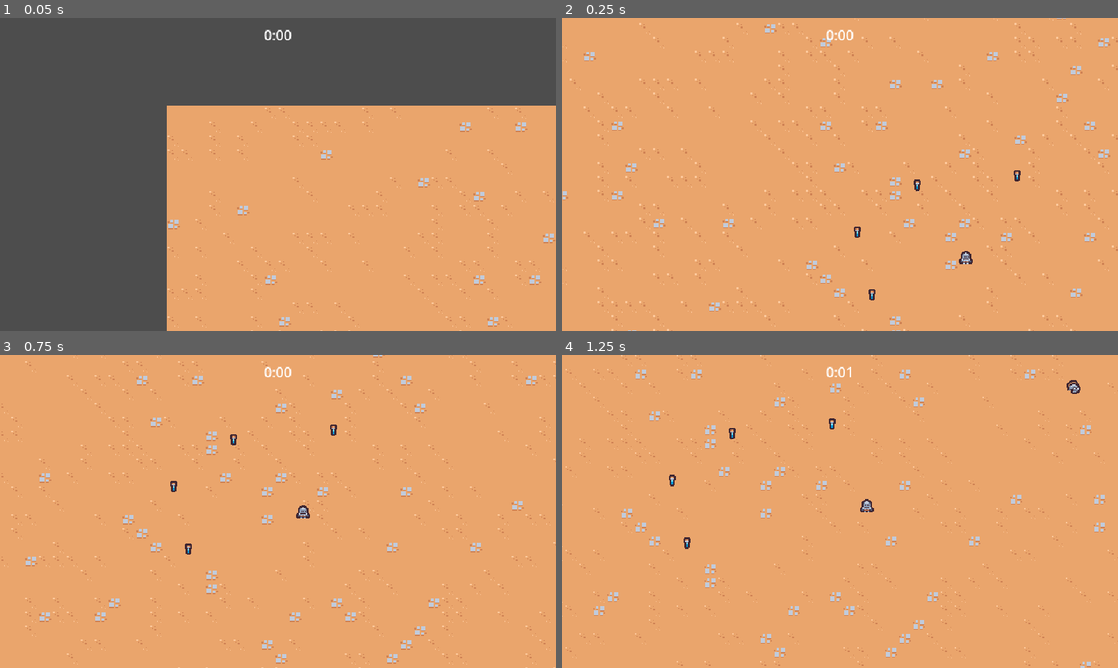
Above: before the commit, frames 1-4 (two rows, left to right).
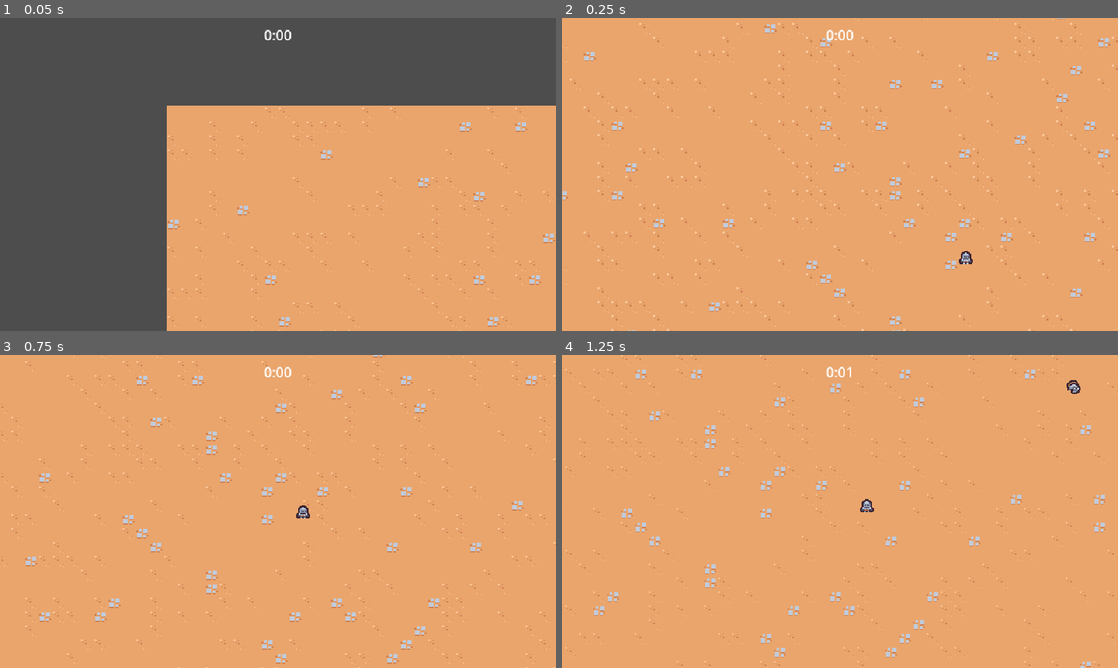
Above: after the commit, the same moments.

Repository: officer47p/2d-survivors-game
Game: Godot game, scene res://scenes/main/main.tscn
The game is run twice, just before and just after one commit, with the same random seed, the same clock (stepped at 60 frames per second) and the same inputs.
Inputs:
- Up to frame 1 (0.05 s): no input
- Up to frame 2 (0.25 s): no input
- Up to frame 3 (0.75 s): hold D (move_right) from 0.53 s (still down)
- Up to frame 4 (1.25 s): keep holding D (move_right)

Frame 1 is identical in both runs. In frame 2, 0.1% of the frame differs, in the area x 52-83%, y 48-91%; in frame 3, 0.1%, in the area x 30-61%, y 22-64%; in frame 4, 0.1%.

Commit message:
Add vial drop logic

Diff:
--- /dev/null
+++ b/scenes/component/health_component.gd
@@ -0,0 +1,20 @@
+extends Node
+class_name HealthComponent
+
+signal died
+
+@export var max_health: float = 10
+var current_health
+
+func _ready() -> void:
+	current_health = max_health
+
+func damage(damage_amount: float):
+	current_health = max(current_health - damage_amount, 0)
+	Callable(check_death).call_deferred()
+
+
+func check_death():
+	if current_health == 0:
+		died.emit()
+		owner.queue_free()
--- /dev/null
+++ b/scenes/component/health_component.tscn
@@ -0,0 +1,6 @@
+[gd_scene format=3 uid="uid://bm3td8dwo6841"]
+
+[ext_resource type="Script" uid="uid://ctnes4npu683j" path="res://scenes/component/health_component.gd" id="1_sa7ac"]
+
+[node name="HealthComponent" type="Node" unique_id=148889470]
+script = ExtResource("1_sa7ac")
--- /dev/null
+++ b/scenes/component/vial_drop_component.gd
@@ -0,0 +1,24 @@
+extends Node
+
+
+@export_range(0, 1) var drop_percent: float = .5
+@export var health_component: Node
+@export var vial_scene: PackedScene
+
+func _ready() -> void:
+	(health_component as HealthComponent).died.connect(on_died)
+
+func on_died():
+	if randf() > drop_percent:
+		return
+
+	if vial_scene == null:
+		return
+
+	if not owner is Node2D:
+		return
+
+	var spawn_position = (owner as Node2D).global_position
+	var vial_instance = vial_scene.instantiate()
+	owner.get_parent().add_child(vial_instance)
+	vial_instance.global_position = spawn_position
--- /dev/null
+++ b/scenes/component/vial_drop_component.tscn
@@ -0,0 +1,8 @@
+[gd_scene format=3 uid="uid://cvjfuwaefgxjw"]
+
+[ext_resource type="Script" uid="uid://6mpp5af76bya" path="res://scenes/component/vial_drop_component.gd" id="1_l1ouf"]
+[ext_resource type="PackedScene" uid="uid://gfnbrxvaf8yd" path="res://scenes/game_object/experience_vial/experience_vial.tscn" id="2_txokj"]
+
+[node name="VialDropComponent" type="Node" unique_id=244008312]
+script = ExtResource("1_l1ouf")
+vial_scene = ExtResource("2_txokj")
--- a/scenes/game_object/enemy/basic_enemy.gd
+++ b/scenes/game_object/enemy/basic_enemy.gd
@@ -1,6 +1,8 @@
 extends CharacterBody2D
 
 const MAX_SPEED = 75
+
+@onready var health_component: HealthComponent = $HealthComponent
 
 # Called when the node enters the scene tree for the first time.
 func _ready() -> void:
@@ -21,4 +23,4 @@
 
 
 func on_area_entered(other_area: Area2D):
-	queue_free()
+	health_component.damage(100)
--- a/scenes/game_object/enemy/basic_enemy.tscn
+++ b/scenes/game_object/enemy/basic_enemy.tscn
@@ -2,6 +2,8 @@
 
 [ext_resource type="Texture2D" uid="uid://be3fkjex8l3q1" path="res://scenes/game_object/enemy/basic_enemy.png" id="1_mgruy"]
 [ext_resource type="Script" uid="uid://ckmi5n5lrngbl" path="res://scenes/game_object/enemy/basic_enemy.gd" id="1_obku4"]
+[ext_resource type="PackedScene" uid="uid://bm3td8dwo6841" path="res://scenes/component/health_component.tscn" id="2_qhecu"]
+[ext_resource type="PackedScene" uid="uid://cvjfuwaefgxjw" path="res://scenes/component/vial_drop_component.tscn" id="3_gu7lt"]
 
 [sub_resource type="CircleShape2D" id="CircleShape2D_obku4"]
 radius = 12.0
@@ -13,6 +15,11 @@
 collision_layer = 8
 collision_mask = 9
 script = ExtResource("1_obku4")
+
+[node name="HealthComponent" parent="." unique_id=148889470 instance=ExtResource("2_qhecu")]
+
+[node name="VialDropComponent" parent="." unique_id=244008312 node_paths=PackedStringArray("health_component") instance=ExtResource("3_gu7lt")]
+health_component = NodePath("../HealthComponent")
 
 [node name="Area2D" type="Area2D" parent="." unique_id=738773985]
 collision_layer = 0
--- a/scenes/main/main.tscn
+++ b/scenes/main/main.tscn
@@ -7,7 +7,6 @@
 [ext_resource type="PackedScene" uid="uid://dt7j3bqhl63x" path="res://scenes/game_object/game_camera/game_camera.tscn" id="3_k2fmo"]
 [ext_resource type="PackedScene" uid="uid://vlu8s5qbbaes" path="res://scenes/manager/experience_manager.tscn" id="4_yyfjg"]
 [ext_resource type="PackedScene" uid="uid://ccm17segfitmy" path="res://scenes/manager/enemy_manager.tscn" id="5_6q06x"]
-[ext_resource type="PackedScene" uid="uid://gfnbrxvaf8yd" path="res://scenes/game_object/experience_vial/experience_vial.tscn" id="7_hujxm"]
 
 [node name="Main" type="Node" unique_id=164131937]
 
@@ -29,15 +28,3 @@
 
 [node name="Player" parent="." unique_id=269330977 instance=ExtResource("1_hyk8p")]
 position = Vector2(505, 359)
-
-[node name="ExperienceVial" parent="." unique_id=1428889442 instance=ExtResource("7_hujxm")]
-position = Vector2(380, 322)
-
-[node name="ExperienceVial2" parent="." unique_id=9266727 instance=ExtResource("7_hujxm")]
-position = Vector2(397, 394)
-
-[node name="ExperienceVial3" parent="." unique_id=1800740431 instance=ExtResource("7_hujxm")]
-position = Vector2(449, 268)
-
-[node name="ExperienceVial4" parent="." unique_id=839189337 instance=ExtResource("7_hujxm")]
-position = Vector2(564, 257)
--- a/scenes/manager/experience_manager.gd
+++ b/scenes/manager/experience_manager.gd
@@ -7,7 +7,6 @@
 
 func increment_experience(number: float):
 	current_experience += number
-	print(current_experience)
 
 func on_experience_vial_collected(number: float):
 	increment_experience(number)
Not shown, added: scenes/component/health_component.gd.uid
Not shown, added: scenes/component/vial_drop_component.gd.uid
